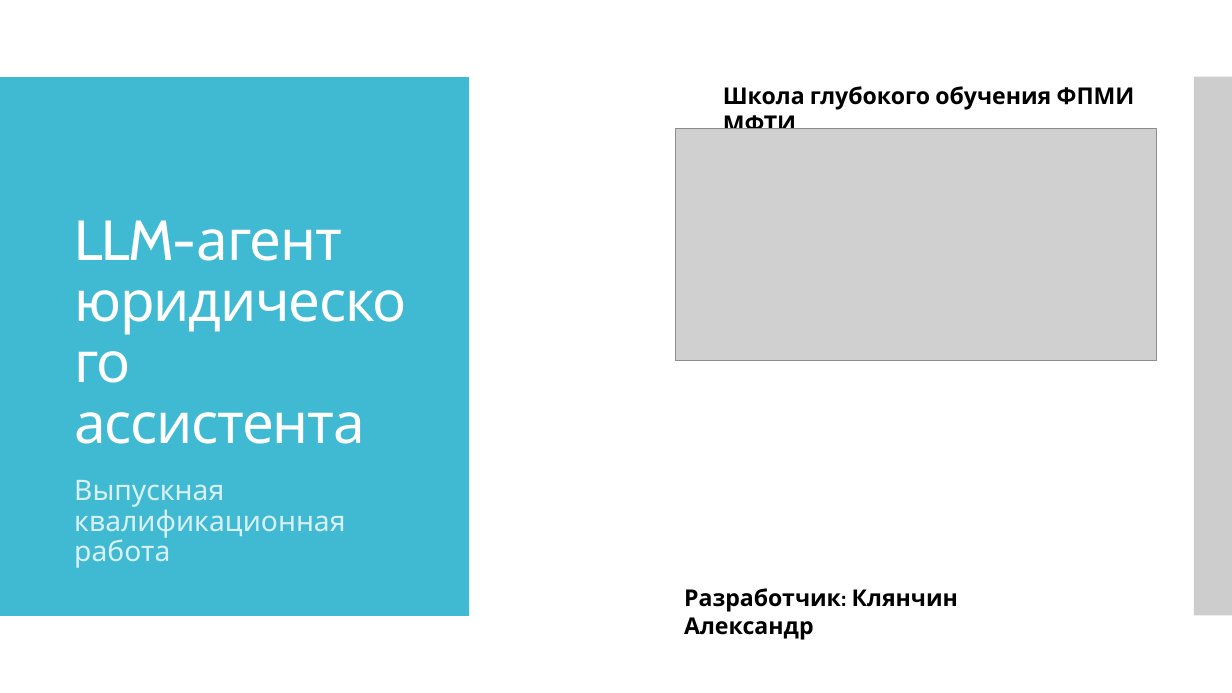
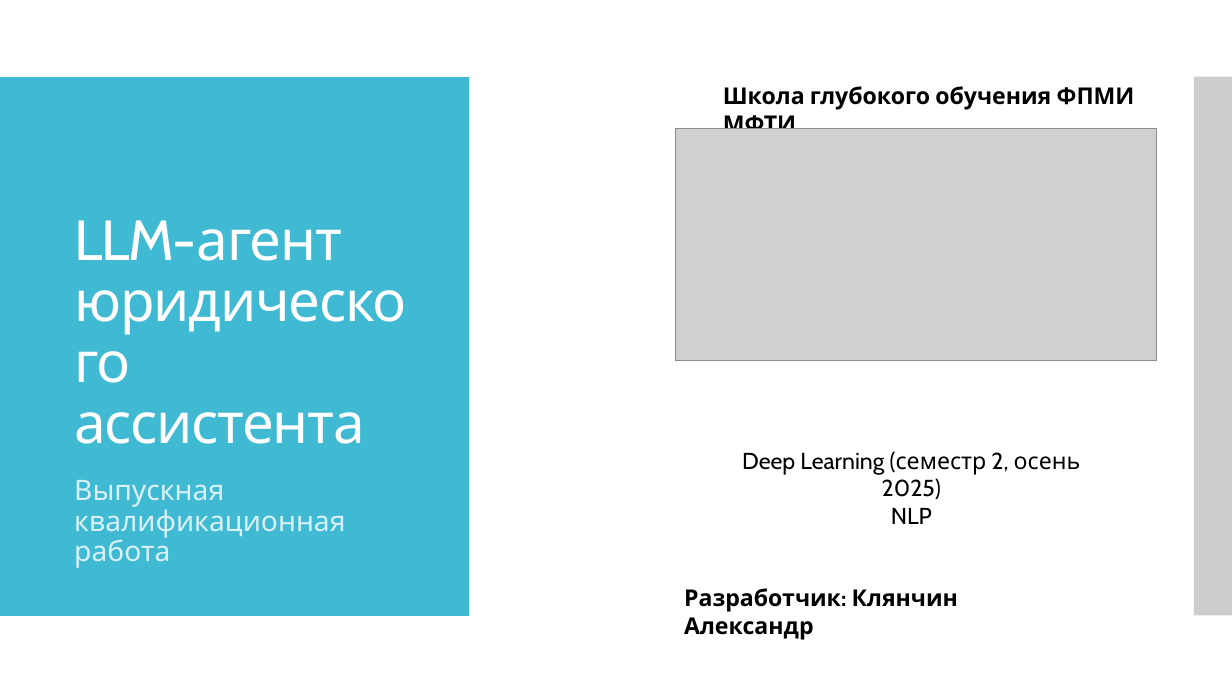
Before and after one commit to alex-chin/dls2_prj, a slide deck: slide 1 of LLM-агент юридического ассистента.pptx. Drawn at 1232x693 pixels with LibreOffice and Linux fonts; fonts in the diff are those of the drawing; grey boxes stand for pictures; background and template pictures are left out. Boxes give left, top, right and bottom in pixels: in the first picture for what was removed or moved away, otherwise in the second. Text is boxed around its words. In the diff, an @@ line names an element or a change of style, - is before the commit and + after.

```diff
--- a/LLM-агент юридического ассистента.pptx
+++ b/LLM-агент юридического ассистента.pptx
@@ text added at [742, 452, 1081, 524], 18 pt, text #000000 @@
+Deep Learning (семестр 2, осень 2025)
+NLP
```
Also in this commit, not shown: 4 other files.
